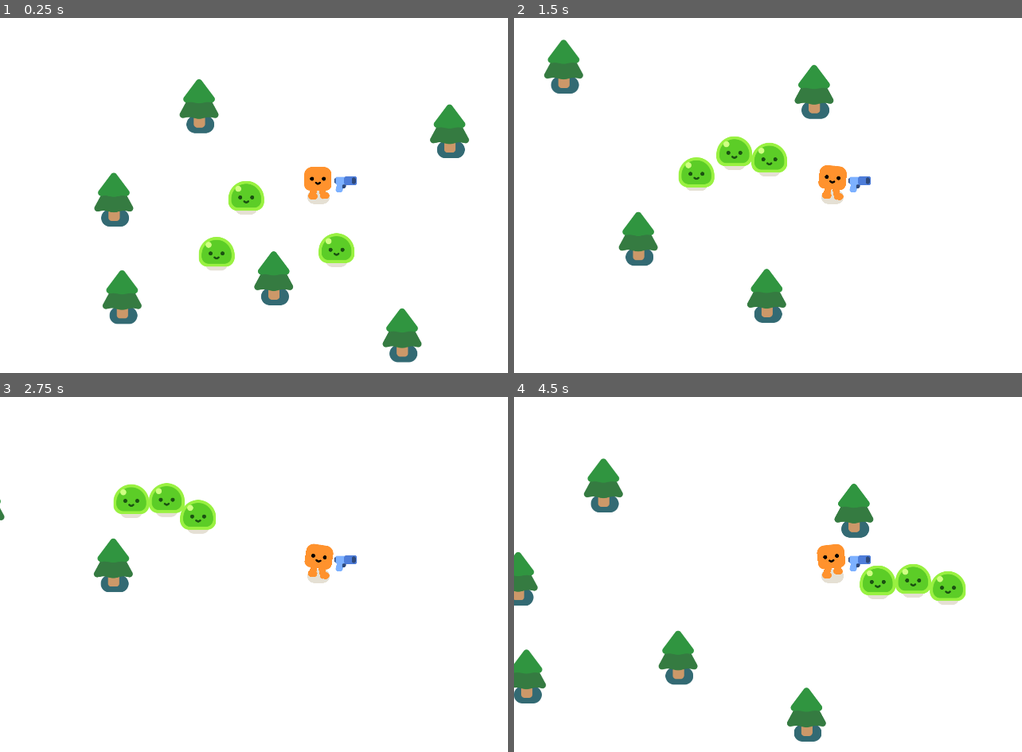
Above: before the commit, frames 1-4 (two rows, left to right).
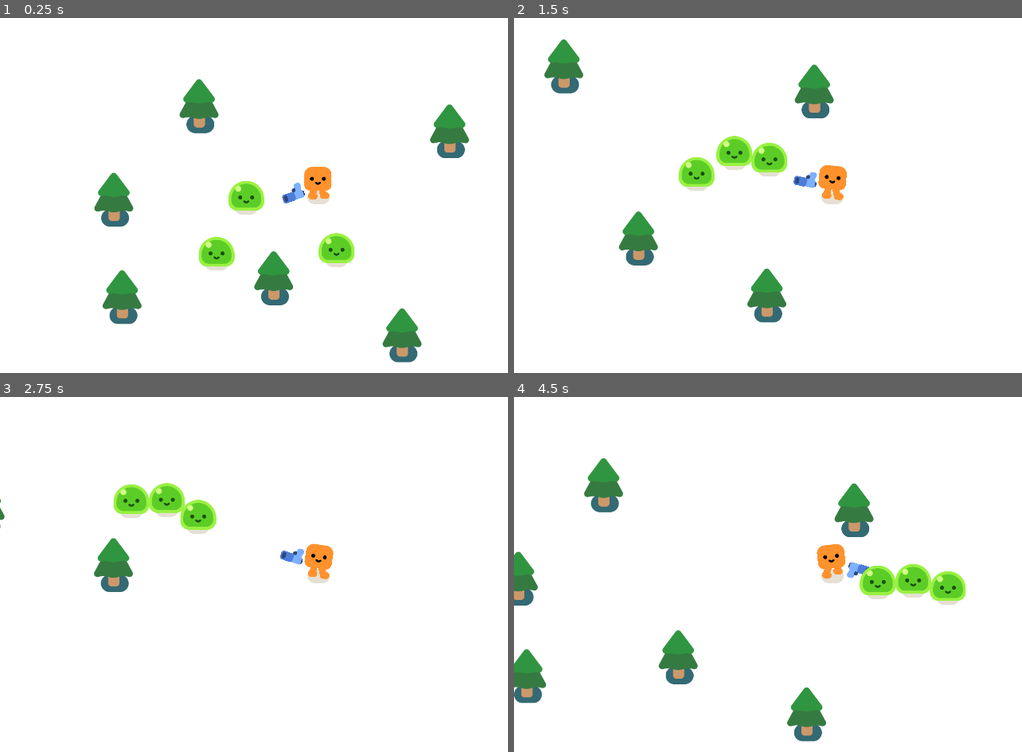
Above: after the commit, the same moments.

Repository: cyan-vm/VS-Game-
Game: Godot game, scene res://survivors_game.tscn
The game is run twice, just before and just after one commit, with the same random seed, the same clock (stepped at 60 frames per second) and the same inputs.
Inputs:
- Up to frame 1 (0.25 s): no input
- Up to frame 2 (1.5 s): hold D (move_right) 0.53-1.28 s; hold S (move_down) from 1.28 s (still down)
- Up to frame 3 (2.75 s): release S (move_down) at 2.03 s; hold D (move_right) from 2.03 s (still down)
- Up to frame 4 (4.5 s): release D (move_right) at 2.78 s; hold W (move_up) 2.78-3.53 s; hold A (move_left) from 3.53 s (still down)

The runs differ from the first frame. In frame 1, 0.3% of the frame differs, in the area x 55-71%, y 44-53%; in frame 2, 0.6%, in the area x 5-71%, y 5-86%; in frame 3, 0.4%; in frame 4, 0.6%.

Commit message:
Make the gun detect aim at enemies

Diff:
--- a/gun.gd
+++ b/gun.gd
@@ -2,5 +2,9 @@
 
 func _physics_process(delta):
 	var enemies_in_range = get_overlapping_bodies()
+	# print(enemies_in_range)
+	# print(enemies_in_range.size())
 	if enemies_in_range.size() > 0:
+		# print(enemies_in_range)
 		var target_enemy = enemies_in_range[0]
+		look_at(target_enemy.global_position)
--- a/gun.tscn
+++ b/gun.tscn
@@ -7,6 +7,8 @@
 radius = 689.036
 
 [node name="Gun" type="Area2D"]
+collision_layer = 0
+collision_mask = 2
 script = ExtResource("1_ahi73")
 
 [node name="CollisionShape2D" type="CollisionShape2D" parent="."]
--- a/mob.tscn
+++ b/mob.tscn
@@ -7,6 +7,8 @@
 radius = 51.1566
 
 [node name="Mob" type="CharacterBody2D"]
+collision_layer = 2
+collision_mask = 3
 script = ExtResource("1_x8333")
 
 [node name="Slime" parent="." instance=ExtResource("1_3eia4")]
